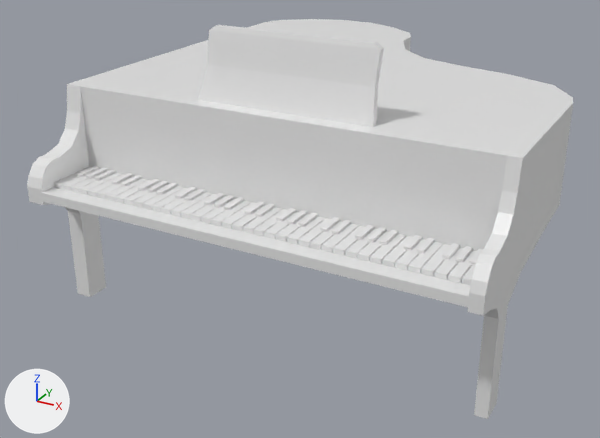
The Blender file SourceFiles/Piano_Closed.blend, before and after one commit.
Before and after are seen from a 50 mm lens placed at (1.17, -2.62, 1.45), pointed at (-0.16, -0.2, 0.24). Arrows for +X, +Y and +Z are at lower left; the lights stay in place.

Objects in the first picture: 'BlackKeys', 'Piano', 'WhiteKeys'.
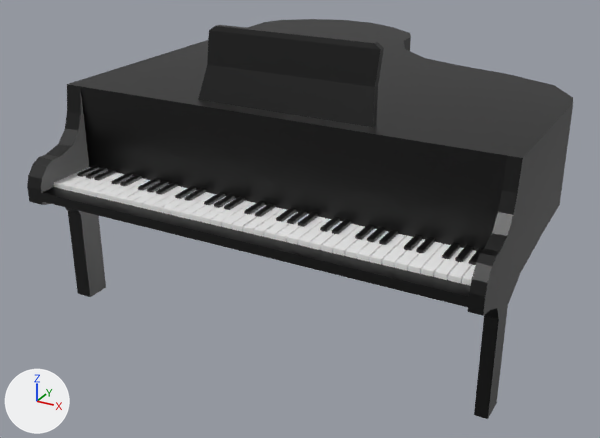
Where the change shows, as pixel boxes (x1, y1, x2, y2) in the pictures (600 x 438 px):
'Piano', surface changed (white to black)
    both: (27, 19, 573, 419)
'BlackKeys', surface changed (white to black)
    both: (77, 166, 483, 266)

The change in detail:
Picture 'ColorPalette.png' (img_colorpalette_png) is new.
In material 'Material' (mat_material), base_color is no longer (0.8, 0.8, 0.8), white #e7e7e7.
In material 'Material' (mat_material), texture is now set to img_colorpalette_png.
me_cube has 602 vertices, 599 faces and spans x -0.8..0.71, y -0.86..0.85, z 0.0..0.97.
me_cube is used by ob_piano; location (0.0, 0.0, 0.0).
me_cube part 1: texture (UV) coordinates of 599 of 599 faces, centred in x -0.8..0.71, y -0.86..0.85, z 0.0..0.97, changed; they spanned u 0.12..0.88, v 0.0..1.0 and now span u 0.84..0.98, v 0.65..0.84.
